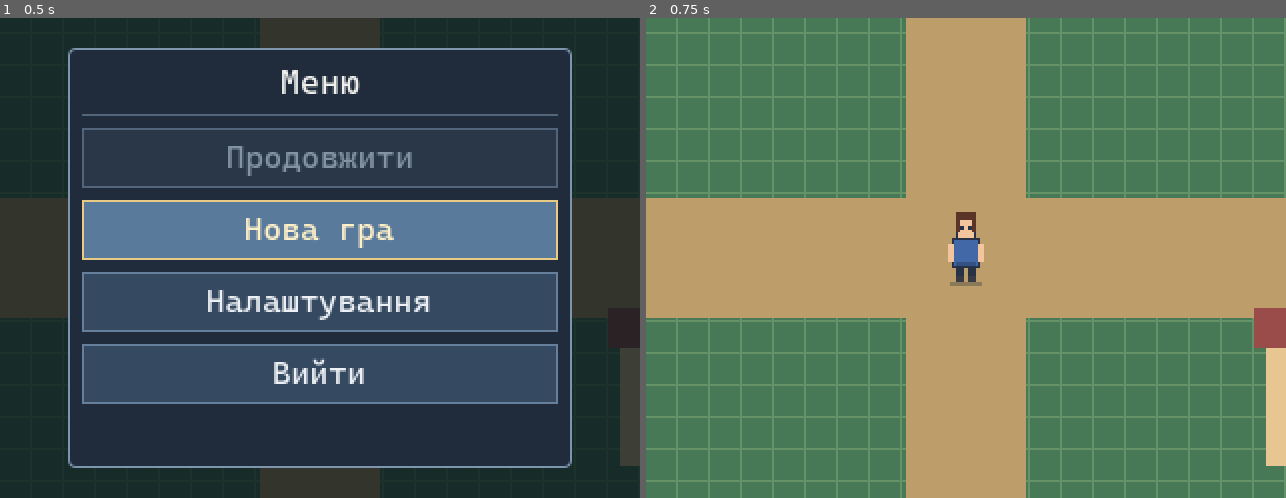
Above: before the commit, frames 1-2 (left to right).
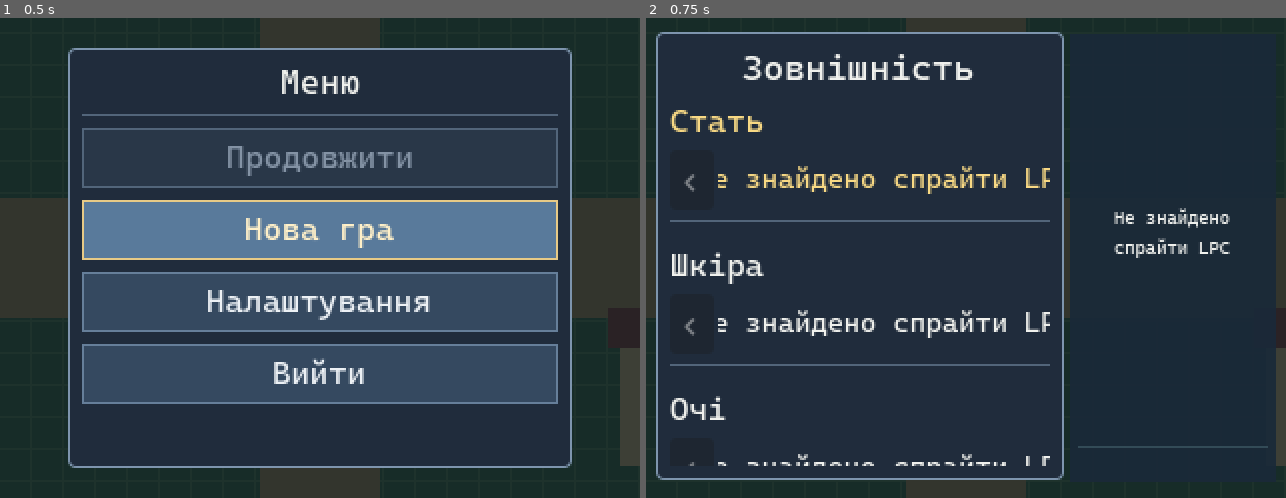
Above: after the commit, the same moments.

Repository: PylSerg/skyval-godot
Game: Godot game, scene res://prototype/camera_test.tscn
Two runs of this game, one before a commit and one after it. Both use one fixed random seed, a clock stepped at 60 frames per second and the inputs below.
Inputs:
- Up to frame 1 (0.5 s): no input
- Up to frame 2 (0.75 s): click "Нова гра" at 0.5 s

Frame 1 is identical in both runs. In frame 2, 100% of the frame differs, in the area x 0-100%, y 0-100%.

Commit message:
Route New Game through reusable appearance editor before saving

Diff:
--- a/ui/game_menu.gd
+++ b/ui/game_menu.gd
@@ -19,6 +19,7 @@
 var _settings_open: bool = false
 var _confirm_new_game: bool = false
 var _session_started: bool = false
+var _creation_in_progress: bool = false
 var _selected_option: int = 0
 var _root: Control
 var _heading: Label
@@ -63,6 +64,10 @@
     return _opened
 
 
+func has_started_session() -> bool:
+    return _session_started and not _creation_in_progress
+
+
 func _tr(key: String) -> String:
     return str(_locale.call("t", key))
 
@@ -87,7 +92,7 @@
     _held_buttons[button_id] = true
 
     if not _opened:
-        if event.button_index == JOY_BUTTON_START or event.button_index == JOY_BUTTON_RIGHT_STICK:
+        if not _creation_in_progress and (event.button_index == JOY_BUTTON_START or event.button_index == JOY_BUTTON_RIGHT_STICK):
             _set_open(true)
             get_viewport().set_input_as_handled()
         return
@@ -163,10 +168,10 @@
 
 
 func _set_open(next_open: bool) -> void:
-    if _opened == next_open or (not next_open and not _session_started):
-        return
-    if next_open and _session_started:
-        _save_current_game() # Checkpoint when opening the in-game menu.
+    if _opened == next_open or (not next_open and not _session_started and not _creation_in_progress):
+        return
+    if next_open and _session_started and not _creation_in_progress:
+        _save_current_game() # Never overwrite a save with an unfinished character.
     _opened = next_open
     if next_open:
         # Take pause ownership before closing another UI layer.
@@ -313,16 +318,46 @@
 
 
 func _start_new_game() -> void:
+    # Character appearance must be accepted before overwriting the old save.
+    if _creation_in_progress:
+        return
     var player: CharacterBody2D = _get_player()
-    if player == null:
-        push_error("Skyval: Player missing; cannot start a new game.")
-        return
+    var editor: Node = get_parent().get_node_or_null("AppearanceEditor")
+    if player == null or editor == null or not editor.has_method("begin_creation"):
+        push_error("Skyval: AppearanceEditor or Player missing; cannot start a new game.")
+        return
+
+    var on_confirmed: Callable = Callable(self, "_on_appearance_confirmed")
+    var on_cancelled: Callable = Callable(self, "_on_appearance_cancelled")
+    if not editor.is_connected("confirmed", on_confirmed):
+        editor.connect("confirmed", on_confirmed)
+    if not editor.is_connected("cancelled", on_cancelled):
+        editor.connect("cancelled", on_cancelled)
+
+    _creation_in_progress = true
     if player.has_method("reset_for_new_game"):
         player.call("reset_for_new_game")
+    # Claim the modal pause before releasing GameMenu: no active gameplay frame.
+    editor.call("begin_creation")
+    _set_open(false)
+
+
+func _on_appearance_confirmed() -> void:
+    if not _creation_in_progress:
+        return
     _session_started = true
-    _confirm_new_game = false
+    _creation_in_progress = false
     _save_current_game()
-    _set_open(false)
+
+
+func _on_appearance_cancelled() -> void:
+    if not _creation_in_progress:
+        return
+    # The last checkpoint remains untouched, including wardrobe and position.
+    _load_saved_game()
+    # Take menu pause ownership while the editor is still open.
+    _set_open(true)
+    _creation_in_progress = false
 
 
 func _change_language(direction: int) -> void:
